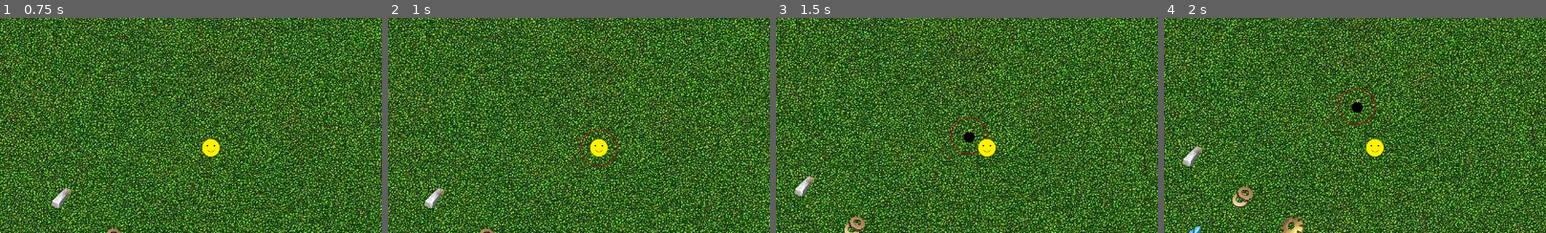
Above: before the commit, frames 1-4 (left to right).
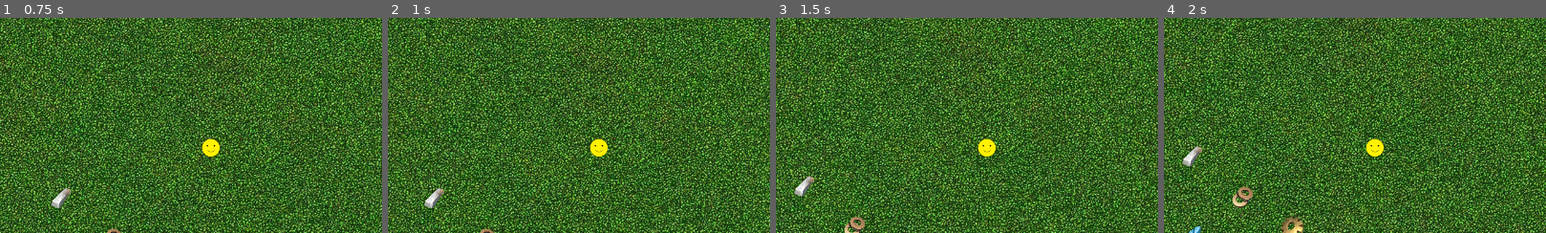
Above: after the commit, the same moments.

Repository: Posiden104/SurvivorGame-Godot
Game: Godot game, scene res://scenes/levels/grass level/Grass_Level.tscn
The game is run twice, just before and just after one commit, with the same random seed, the same clock (stepped at 60 frames per second) and the same inputs.
Inputs:
- Up to frame 1 (0.75 s): tap Enter at 0.5 s; hold D (Right) from 0.53 s (still down)
- Up to frame 2 (1 s): keep holding D (Right)
- Up to frame 3 (1.5 s): release D (Right) at 1.28 s; hold S (Down) from 1.28 s (still down)
- Up to frame 4 (2 s): keep holding S (Down)
The pictures show only the part of the screen within x 22-72%, y 20-70%; the shares and areas given below are measured in that part.

Frame 1 is identical in both runs. In frame 2, 0.2% of the frame differs, in the area x 50-61%, y 51-70%; in frame 3, 0.3%; in frame 4, 0.3%, in the area x 45-56%, y 32-50%.

Commit message:
better weapon inheritance

Diff:
--- /dev/null
+++ b/scenes/entities/player/Overwatch.gd
@@ -0,0 +1 @@
+extends active_weapon_base
--- a/scenes/entities/player/player.tscn
+++ b/scenes/entities/player/player.tscn
@@ -1,10 +1,11 @@
-[gd_scene load_steps=12 format=3 uid="uid://co4b3ayy6bk2f"]
+[gd_scene load_steps=13 format=3 uid="uid://co4b3ayy6bk2f"]
 
 [ext_resource type="Script" path="res://scenes/entities/player/Player.gd" id="1_emybq"]
 [ext_resource type="Texture2D" uid="uid://caqhdmeluftny" path="res://images/Smile.png" id="2_yk4p3"]
 [ext_resource type="Script" path="res://scenes/entities/player/Gun.gd" id="3_fqq77"]
 [ext_resource type="PackedScene" uid="uid://bealsj7ifws7l" path="res://scenes/weapons/projectiles/bullet.tscn" id="4_ct7t2"]
 [ext_resource type="Script" path="res://scenes/entities/player/Sword.gd" id="5_0mp1t"]
+[ext_resource type="Script" path="res://scenes/entities/player/Overwatch.gd" id="5_3kgyu"]
 [ext_resource type="Texture2D" uid="uid://ci3bti074ghy6" path="res://images/Sword_Small.png" id="5_vkd2h"]
 [ext_resource type="Script" path="res://scenes/entities/player/TimeBomb.gd" id="7_x13bq"]
 [ext_resource type="PackedScene" uid="uid://jgqfb3u84kw0" path="res://scenes/weapons/projectiles/time_bomb.tscn" id="8_4ce41"]
@@ -38,14 +39,26 @@
 [node name="Gun" type="Node2D" parent="Weapons"]
 script = ExtResource("3_fqq77")
 bullet = ExtResource("4_ct7t2")
+damage = 1.0
 cooldown = 1.0
 
 [node name="Cooldown" type="Timer" parent="Weapons/Gun"]
+
+[node name="Overwatch" type="Node2D" parent="Weapons"]
+script = ExtResource("5_3kgyu")
+
+[node name="Cooldown" type="Timer" parent="Weapons/Overwatch"]
+
+[node name="ActiveTimer" type="Timer" parent="Weapons/Overwatch"]
+wait_time = 2.0
+one_shot = true
 
 [node name="Sword" type="Node2D" parent="Weapons" node_paths=PackedStringArray("swords")]
 script = ExtResource("5_0mp1t")
 swords = [NodePath("Sword1"), NodePath("Sword2"), NodePath("Sword3"), NodePath("Sword4"), NodePath("Sword5"), NodePath("Sword6"), NodePath("Sword7"), NodePath("Sword8")]
 swordsActive = 1
+activeTime = 2.0
+damage = 1.0
 cooldown = 2.0
 
 [node name="ActiveTimer" type="Timer" parent="Weapons/Sword"]
@@ -204,7 +217,6 @@
 
 [node name="Cooldown" type="Timer" parent="Weapons/TimeBomb"]
 one_shot = true
-autostart = true
 
 [node name="Pickup Range" type="Area2D" parent="." groups=["player_pickup"]]
 unique_name_in_owner = true
@@ -215,6 +227,8 @@
 metadata/_edit_lock_ = true
 
 [connection signal="timeout" from="Weapons/Gun/Cooldown" to="Weapons/Gun" method="_on_timer_timeout"]
+[connection signal="timeout" from="Weapons/Overwatch/Cooldown" to="Weapons/Overwatch" method="_on_timer_timeout"]
+[connection signal="timeout" from="Weapons/Overwatch/ActiveTimer" to="Weapons/Sword" method="_on_sword_timer_timeout"]
 [connection signal="timeout" from="Weapons/Sword/ActiveTimer" to="Weapons/Sword" method="_on_sword_timer_timeout"]
 [connection signal="timeout" from="Weapons/Sword/Cooldown" to="Weapons/Sword" method="_on_sword_cooldown_timeout"]
 [connection signal="body_entered" from="Weapons/Sword/Sword1/SwordImage/SwordArea" to="Weapons/Sword" method="_on_sword_area_body_entered"]
--- a/scenes/entities/player/sword.gd
+++ b/scenes/entities/player/sword.gd
@@ -1,11 +1,10 @@
-extends weapon_base
+extends active_weapon_base
 
 #degrees per second
 @export var speed: float = 360
 
 @export var swords: Array[Node2D]
 @export var swordsActive: int = 2
-#var isActive: bool = false
 
 func enable():
 	isActive = true
@@ -33,8 +32,7 @@
 
 func _process(delta):
 	if isActive:
-		$Sword.rotate(deg_to_rad(speed) * delta)
-
+		rotate(deg_to_rad(speed) * delta)
 
 func _on_sword_area_body_entered(body):
 	if body.is_in_group("enemies") and body.has_method("damage"):
--- /dev/null
+++ b/scenes/weapons/active_weapon_base.gd
@@ -0,0 +1,9 @@
+extends weapon_base
+
+class_name active_weapon_base
+
+@export var activeTime: float
+
+func _ready():
+	super()
+	$ActiveTimer.wait_time = activeTime
--- a/scenes/weapons/weapon_base.gd
+++ b/scenes/weapons/weapon_base.gd
@@ -10,3 +10,5 @@
 
 func _ready():
 	$Cooldown.wait_time = cooldown
+	if isActive:
+		$Cooldown.start()
